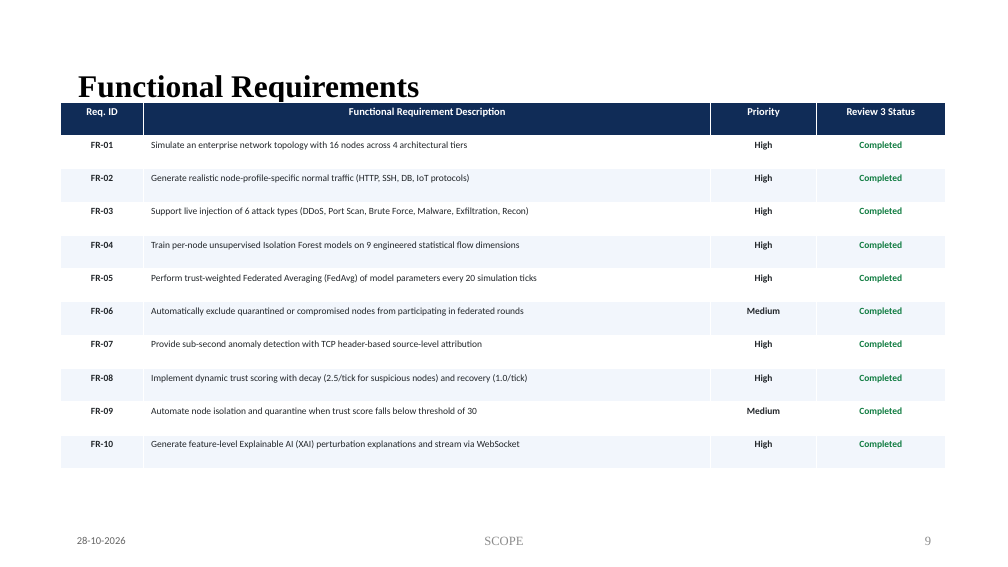
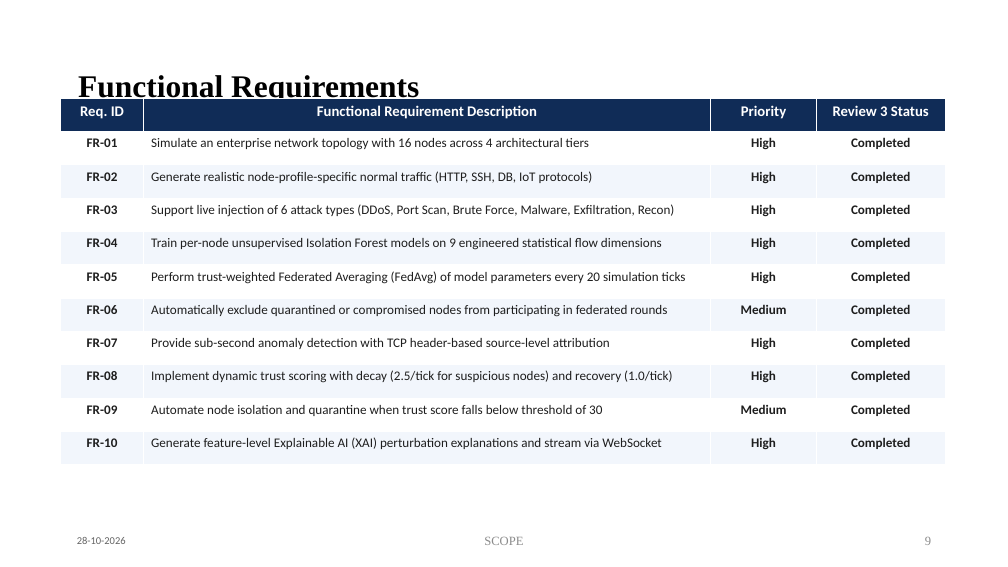
Before and after one commit to Prasanth4689/Federated-Anomaly-Detection, a slide deck: slide 9 of docs/BCSE497J_Review3_Presentation.pptx. Drawn at 1008x567 pixels with LibreOffice and Linux fonts; fonts in the diff are those of the drawing. Boxes give left, top, right and bottom in pixels: in the first picture for what was removed or moved away, otherwise in the second. Text is boxed around its words. In the diff, an @@ line names an element or a change of style, - is before the commit and + after.

Commit message:
Update BCSE497J_Review3_Presentation.pptx: clean formatting, conference paper outcome, readable font sizes

```diff
--- a/docs/BCSE497J_Review3_Presentation.pptx
+++ b/docs/BCSE497J_Review3_Presentation.pptx
@@ table at [60,98,945,499] @@
@@ size 10 to 14 pt in "Req. ID", "Functional Requirement Description", "Priority", "Review 3 Status" @@
@@ size 9 to 12.5 pt @@
@@ text colour #212529 to #1E1E1E in "FR-01", "Simulate an enterprise network topology with 16 ...", "High", "FR-02" and 26 more places @@
@@ text colour #107C41 to #1E1E1E in "Completed", "Completed", "Completed", "Completed" and 6 more places @@
@@ table: place and size @@
-table at [60,102,945,469]
+table at [60,98,945,499]
```
Also in this commit, not shown: 13 other slides changed.
